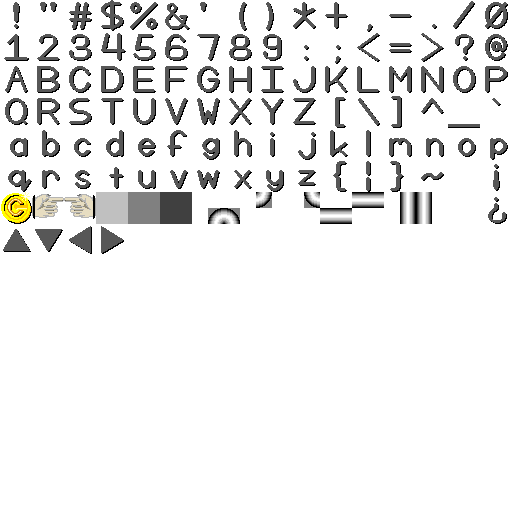
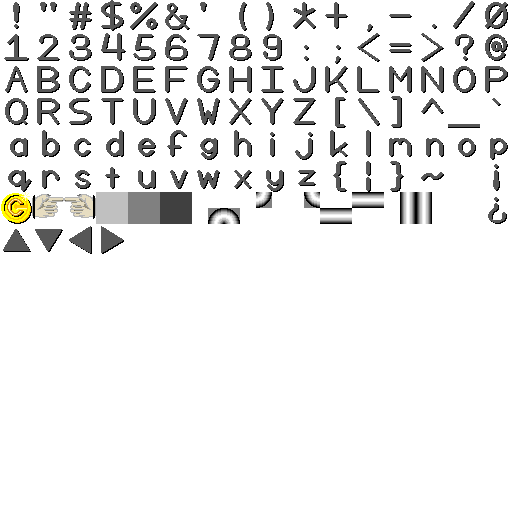
Layers edited between the first and the second 512x512 image:
painted on "Layer" over [105, 132, 316, 189]
